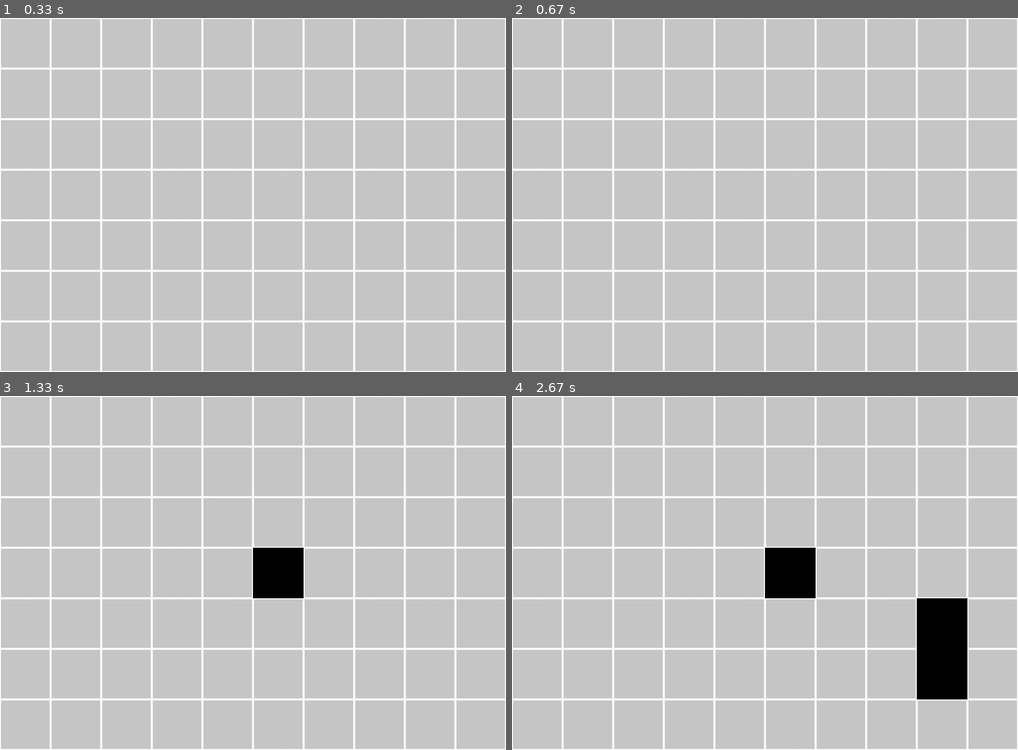
Above: before the commit, frames 1-4 (two rows, left to right).
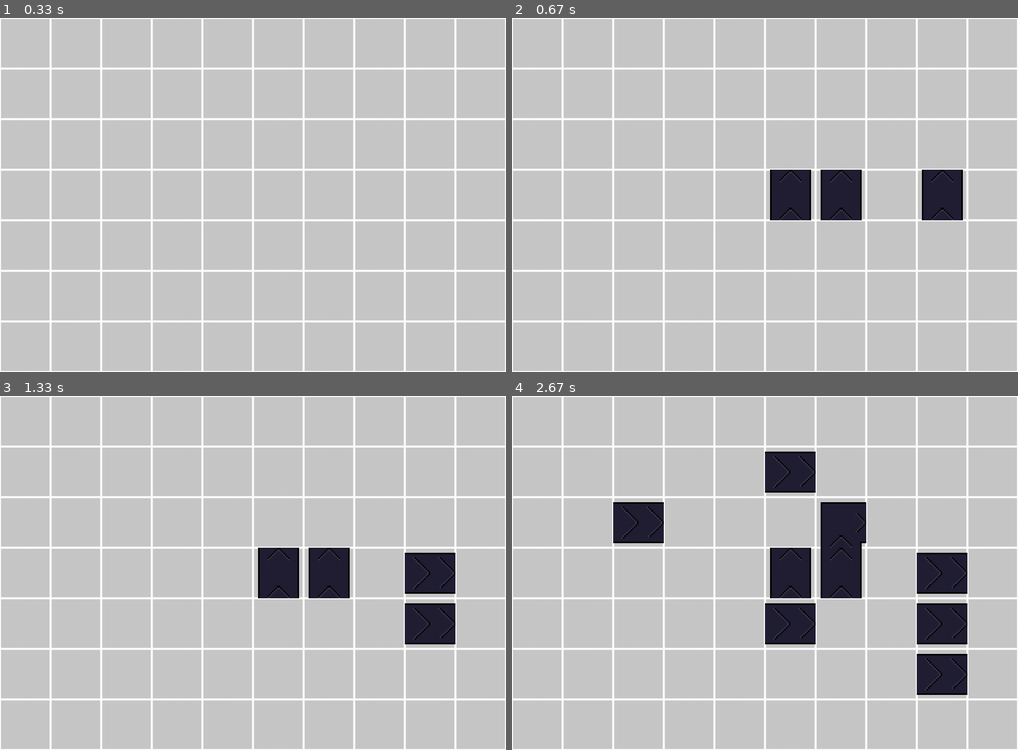
Above: after the commit, the same moments.

Repository: The1stBurb/Factory-GAME
Game: pygame game, started from main.py
Two runs of this game, one before a commit and one after it. Both use one fixed random seed, a clock stepped at 60 frames per second and the inputs below.
Inputs (mouse positions are in pixels of both pictures, inside the frame that each line leads up to):
- Up to frame 1 (0.33 s): no input
- Up to frame 2 (0.67 s): press the mouse at (926, 184) at 0.37 s; move the mouse to (845, 202) at 0.47 s; release the mouse at (765, 219) at 0.6 s
- Up to frame 3 (1.33 s): hold R 0.67-1.13 s; hold Right 0.67-1.13 s; move the mouse to (131, 576) at 0.7 s; press the mouse at (414, 562) at 1.2 s; move the mouse to (425, 629) at 1.3 s
- Up to frame 4 (2.67 s): release the mouse at (952, 696) at 1.43 s; press the mouse at (926, 562) at 1.53 s; move the mouse to (851, 509) at 1.63 s; release the mouse at (775, 452) at 1.77 s; hold Right 1.83-2.3 s; click (643, 502) at 1.92 s; hold Right from 2.33 s (still down); click (770, 608) at 2.42 s

Frame 1 is identical in both runs. In frame 2, 3.5% of the frame differs, in the area x 51-90%, y 42-58%; in frame 3, 4.8%; in frame 4, 11%, in the area x 20-90%, y 15-86%.

Commit message:
added error and tile images, and made the bases for belt images and rotational placing

Diff:
--- a/building_code/belt.py
+++ b/building_code/belt.py
@@ -1,7 +1,7 @@
 import time
 from building_code.base import Building
 class Belt(Building):
-    def __init__(self,x,y,sides):
+    def __init__(self,x,y,sides,image):
         super().__init__(x,y)
 
         self.outdirs=[]
@@ -20,6 +20,7 @@
         self.complete=[]
         self.maxcomp=4
         self.type="belt"
+        self.image=image
     def tick(self,adjacents,speed=1):
         if time.time()-self.time>speed:
             self.time=time.time()
--- a/main.py
+++ b/main.py
@@ -44,11 +44,21 @@
         self.price=price
         self.idd=idd
 #size of images
+error=pb.imgGit("img\\error.png",sz,sz)
 beltIn=pb.imgGit("img\\belts\\in.png",sz,sz)
 beltOut=pb.imgGit("img\\belts\\out.png",sz,sz)
 beltIn=pb.imgGit("img\\belts\\in.png",sz,sz)
 beltOut=pb.imgGit("img\\belts\\out.png",sz,sz)
 items=[item("img\\items\\RawCu.png","Raw Copper",0.50,0),item("img\\items\\RefinedCu.png","Refined Copper",1.50,1),]
+#at first glance this may seem ineffecient, but we have to load each image anyway
+beltimgs={(None,"out",None,"in"):pb.imgGit("img\\belts\\belth11.png",sz,sz),
+          (None,"in",None,"out"):pygame.transform.flip(pb.imgGit("img\\belts\\belth11.png",sz,sz),True,False),
+          ("out",None,"in",None):pb.imgGit("img\\belts\\beltv11.png",sz,sz),
+          ("in",None,"out",None):pygame.transform.flip(pb.imgGit("img\\belts\\beltv11.png",sz,sz),False,True),
+          ("in","out",None,None):pygame.transform.flip(pb.imgGit("img\\belts\\beltcv11.png",sz,sz),False,True),
+          (None,"out","in",None):pygame.transform.flip(pb.imgGit("img\\belts\\beltcv11.png",sz,sz),False,False),
+          (None,None,"in","out"):pygame.transform.flip(pb.imgGit("img\\belts\\beltcv11.png",sz,sz),True,False),
+          ("out",None,None,"in"):pygame.transform.flip(pb.imgGit("img\\belts\\beltch11.png",sz,sz),True,True)}
 #list of image for ease of use and stuff lol
 imgs={}#{"build":[],"belt":[],"icon":[],"item":[],"other":[]}
 #raw for easy convert
@@ -58,7 +68,7 @@
     for j in rawImg[i]:
         imgs[j]=pb.imgGit(f"img\\{i}\\{j}.png",sz,sz)
 #grid of blocks
-grid=[]
+
 #self explanitory
 def buildGrid(width,high):
     global grid
@@ -71,83 +81,8 @@
 def tick(buildings):
     pass
     for building in buildings:
-        if isInstance(building,build.CuCond):
+        if isinstance(building,build.CuCond):
             building.tick(cuCondScaler)
-setup()
-ms=[0,0]#mouse
-grd=[0,0]#the offset made by panning the screen
-pms=[0,0]#past mouse for dragging
-drag=False
-buttons=[False,False,False]
-types=0
-up,right,down,left=pygame.K_UP,pygame.K_RIGHT,pygame.K_DOWN,pygame.K_LEFT
-n1,n2,n3,n4,n5,n6,n7,n8,n9,n0=pygame.K_1,pygame.K_2,pygame.K_3,pygame.K_4,pygame.K_5,pygame.K_6,pygame.K_7,pygame.K_8,pygame.K_9,pygame.K_0
-place=1#False
-toPlace=[]
-def main():
-    global grid,ms,grd,pms,drag,buttons,types,up,right,down,left,n1,n2,n3,n4,n5,n6,n7,n8,n9,n0,place,toPlace
-    while True:
-        screen.fill((200,200,200))
-        # mbt=1
-        pbtn=buttons
-        buttons = pygame.mouse.get_pressed()
-        keys=pygame.key.get_pressed()
-        pms=ms.copy()
-        ms=[pygame.mouse.get_pos()[0],pygame.mouse.get_pos()[1]]
-        for i in pygame.event.get():
-            if i.type == pygame.QUIT:
-                print(toPlace)
-                quit()
-            elif i.type==pygame.KEYDOWN and i.key==pygame.K_RIGHT:
-                pygame.mixer.music.stop()
-        if keys[n0]:
-            types=0
-        elif keys[n1]:
-            types=1
-        #this is drag
-        if buttons[2]:
-            grd=[grd[0]+(ms[0]-pms[0]),grd[1]+(ms[1]-pms[1])]
-            drag=True
-        elif drag:
-            drag=False
-        elif buttons[0] and not pbtn[0]:
-            if place==False:
-                rx=(ms[0]-grd[0])//sz
-                ry=(ms[1]-grd[1])//sz
-                # grid[ry][rx]=f"belt{len(belts)}"
-                if types==0:
-                    grid[ry][rx]=belt.Belt(rx,ry)
-                elif types==1:
-                    grid[ry][rx]=build.CuCond(rx,ry,imgs["CuCond"])
-                grid[ry][rx].buildImg(grid,beltIn,beltOut)
-                if ry>0 and grid[ry-1][rx]!=0:
-                    grid[ry-1][rx].buildImg(grid,beltIn,beltOut)
-                if ry<len(grid)-1 and grid[ry+1][rx]!=0:
-                    grid[ry+1][rx].buildImg(grid,beltIn,beltOut)
-                if rx>0 and grid[ry][rx-1]!=0:
-                    grid[ry][rx-1].buildImg(grid,beltIn,beltOut)
-                if rx<len(grid[ry])-1 and grid[ry][rx+1]!=0:
-                    grid[ry][rx+1].buildImg(grid,beltIn,beltOut)
-        if place==1:
-            rx=(ms[0]-grd[0])//sz
-            ry=(ms[1]-grd[1])//sz
-            prx=(pms[0]-grd[0])//sz
-            pry=(pms[1]-grd[1])//sz
-            if [rx,ry]!=[prx,pry] and [rx,ry]in toPlace and toPlace.index([rx,ry])==len(toPlace)-2:
-                toPlace.remove([rx,ry])
-            elif [rx,ry]!=[prx,pry]and math.sqrt((prx-rx)**2+(pry-ry)**2)<2:
-                toPlace.append([rx,ry])
-                # print(rx,ry,math.sqrt((prx-rx)**2+(pry-ry)**2))
-        for y,i in enumerate(grid):
-            for x,j in enumerate(i):
-                pb.rect(screen,x*sz+grd[0],y*sz+grd[1],sz,sz,width=2)
-                if j!=0:
-                    pb.image(screen,j.disp,j.x*sz+grd[0],j.y*sz+grd[1]-(j.disp.get_height()-sz))
-                # pb.image(screen,imgs[j],x*sz+grd[0],y*sz+grd[1])
-        for i in toPlace[:-1]:
-            pb.rect(screen,i[0]*sz+grd[0],i[1]*sz+grd[0],sz,sz,col=(0,0,0))
-        pygame.display.flip()
-        sfx.runAmb()
 titleBtn=pb.imgGit("img\\other\\title_screen\\title.png",730,110)
 creditBtn=pb.imgGit("img\\other\\title_screen\\credits.png",380,90)
 startBtn=pb.imgGit("img\\other\\title_screen\\start.png",300,90)
@@ -178,12 +113,94 @@
         screen.blit(creditBtn,(cdx,cdy))
         pygame.display.flip()
 
+
+
+grid=[]
+setup()
+ms=[0,0]#mouse
+grd=[0,0]#the offset made by panning the screen
+pms=[0,0]#past mouse for dragging
+drag=False
+buttons=[False,False,False]
+types=0
+up,right,down,left=pygame.K_UP,pygame.K_RIGHT,pygame.K_DOWN,pygame.K_LEFT
+n1,n2,n3,n4,n5,n6,n7,n8,n9,n0=pygame.K_1,pygame.K_2,pygame.K_3,pygame.K_4,pygame.K_5,pygame.K_6,pygame.K_7,pygame.K_8,pygame.K_9,pygame.K_0
+place=1#False
+toPlace=[]
+rotion=1#rotation used for placing buildings
+
+keydown=False#to prevent double key presses for holding a key
 while True:
-    action="start"#start()
-    match action:
-        case "start":
-            main()
-        case "credits":
-            pass
-        case "saves":
-            pass
+    screen.fill((200,200,200))
+    # mbt=1
+    pbtn=buttons
+    buttons = pygame.mouse.get_pressed()
+    keys=pygame.key.get_pressed()
+    pms=ms.copy()
+    ms=[pygame.mouse.get_pos()[0],pygame.mouse.get_pos()[1]]
+    for i in pygame.event.get():
+        if i.type == pygame.QUIT:
+            print(toPlace)
+            quit()
+        elif i.type==pygame.KEYDOWN and i.key==pygame.K_RIGHT:
+            pygame.mixer.music.stop()
+    if keys[n0]:
+        types=0
+    elif keys[n1]:
+        types=1
+    elif keys[pygame.K_r]:
+        if not keydown:
+            rotion+=1
+            if rotion>4:rotion=1
+        keydown=True
+    else:
+        keydown=False
+    #this is drag
+    if buttons[2]:
+        grd=[grd[0]+(ms[0]-pms[0]),grd[1]+(ms[1]-pms[1])]
+        drag=True
+    elif drag:
+        drag=False
+    elif buttons[0]:
+
+        rx=(ms[0]-grd[0])//sz
+        ry=(ms[1]-grd[1])//sz
+        # grid[ry][rx]=f"belt{len(belts)}"
+        if types==0:
+            sides=[None,None,None,None]
+            opposite={1:3,2:4,3:1,4:2}
+            for sidenum,side in enumerate(((0,-1),(1,0),(0,1),(-1,0))):
+                square=grid[ry+side[1]][rx+side[0]]
+                if not isinstance(square,int):
+                    if opposite[sidenum+1] in square.outdirs:
+                        sides[sidenum]="in"
+                    print(square.outdirs,opposite[sidenum+1])
+            sides[rotion-1]="out"
+            print(sides)
+            if not "in" in sides:
+                sides[opposite[rotion]-1]="in"
+            try:
+                grid[ry][rx]=belt.Belt(rx,ry,sides,beltimgs[tuple(sides)])
+            except:
+                grid[ry][rx]=belt.Belt(rx,ry,sides,error)
+        elif types==1:
+            grid[ry][rx]=build.CuCond(rx,ry,imgs["CuCond"])
+
+    if place==1:
+        rx=(ms[0]-grd[0])//sz
+        ry=(ms[1]-grd[1])//sz
+        prx=(pms[0]-grd[0])//sz
+        pry=(pms[1]-grd[1])//sz
+        if [rx,ry]!=[prx,pry] and [rx,ry]in toPlace and toPlace.index([rx,ry])==len(toPlace)-2:
+            toPlace.remove([rx,ry])
+        elif [rx,ry]!=[prx,pry]and math.sqrt((prx-rx)**2+(pry-ry)**2)<2:
+            toPlace.append([rx,ry])
+            # print(rx,ry,math.sqrt((prx-rx)**2+(pry-ry)**2))
+    for y,i in enumerate(grid):
+        for x,j in enumerate(i):
+            pb.rect(screen,x*sz+grd[0],y*sz+grd[1],sz,sz,width=2)
+            if j!=0:
+                pb.image(screen,j.image,j.x*sz+grd[0],j.y*sz+grd[1])
+            # pb.image(screen,imgs[j],x*sz+grd[0],y*sz+grd[1])
+    pygame.display.flip()
+    sfx.runAmb()
Binary file added: img/error.png
Binary file added: img/other/title_screen/floor.png
